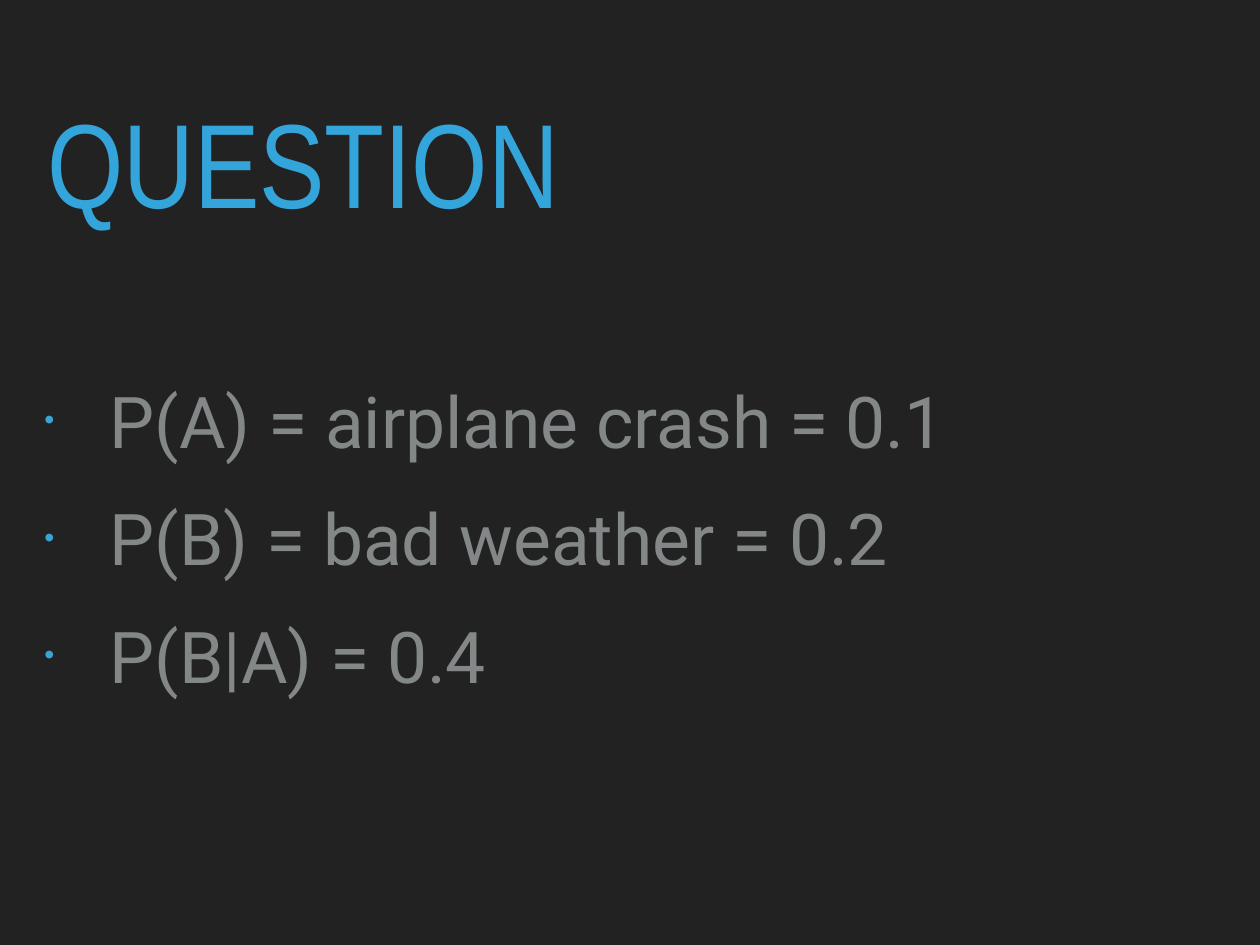
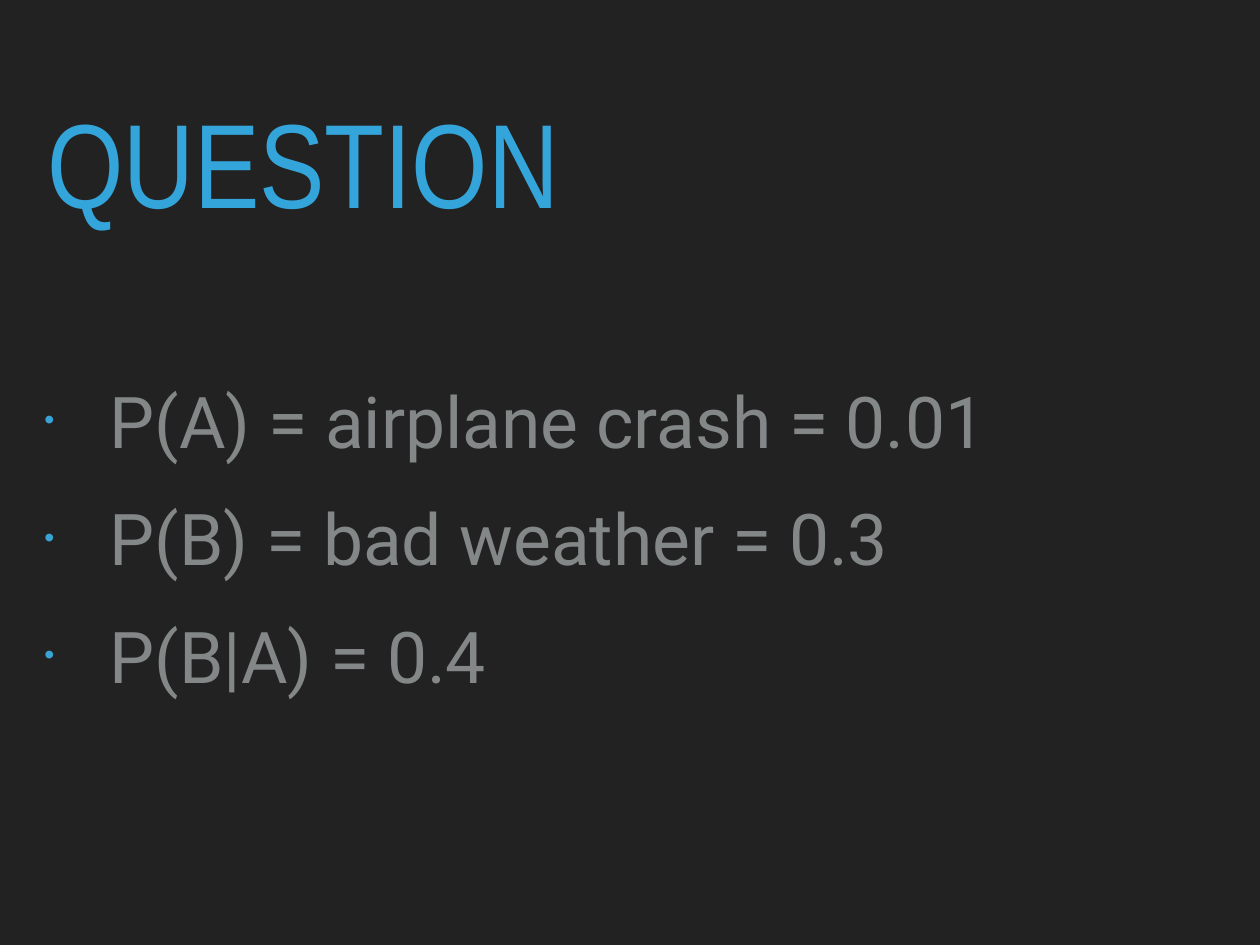
Before and after one commit to patricks1/noble-machine-learning, a slide deck: slide 8 of Session5/Session5_Slides.pptx. Drawn at 1260x945 pixels with LibreOffice and Linux fonts; fonts in the diff are those of the drawing. Boxes give left, top, right and bottom in pixels: in the first picture for what was removed or moved away, otherwise in the second. Text is boxed around its words. In the diff, an @@ line names an element or a change of style, - is before the commit and + after.

```diff
--- a/Session5/Session5_Slides.pptx
+++ b/Session5/Session5_Slides.pptx
@@ text at (x1=110, y1=391, x2=985, y2=581): text changed @@
-• P(A) = airplane crash = 0.1
-• P(B) = bad weather = 0.2
+• P(A) = airplane crash = 0.01
+• P(B) = bad weather = 0.3
```
Also in this commit, not shown: 22 other slides changed, 1 slide added, 16 slides removed, 26 other files.
